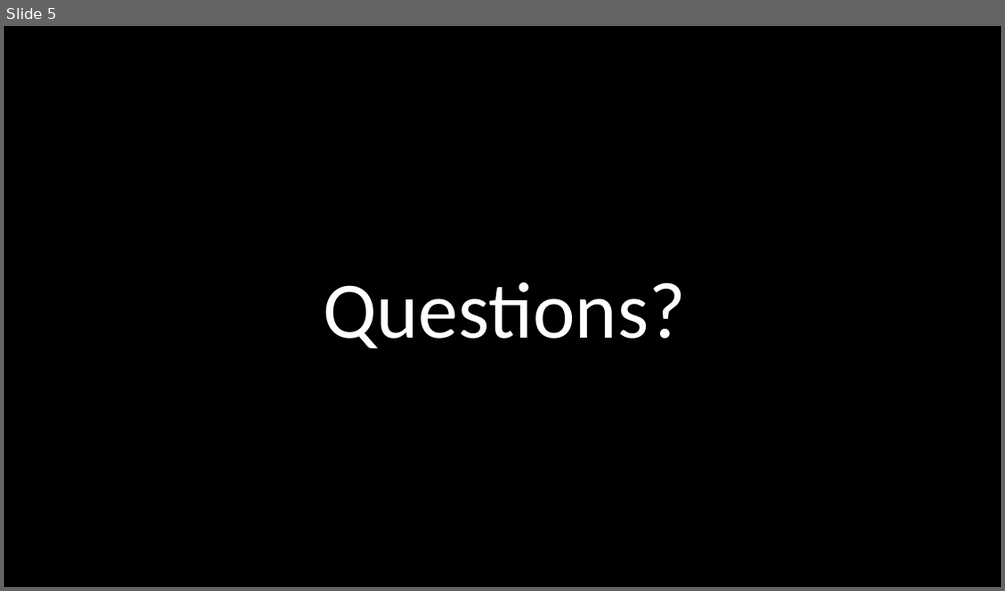
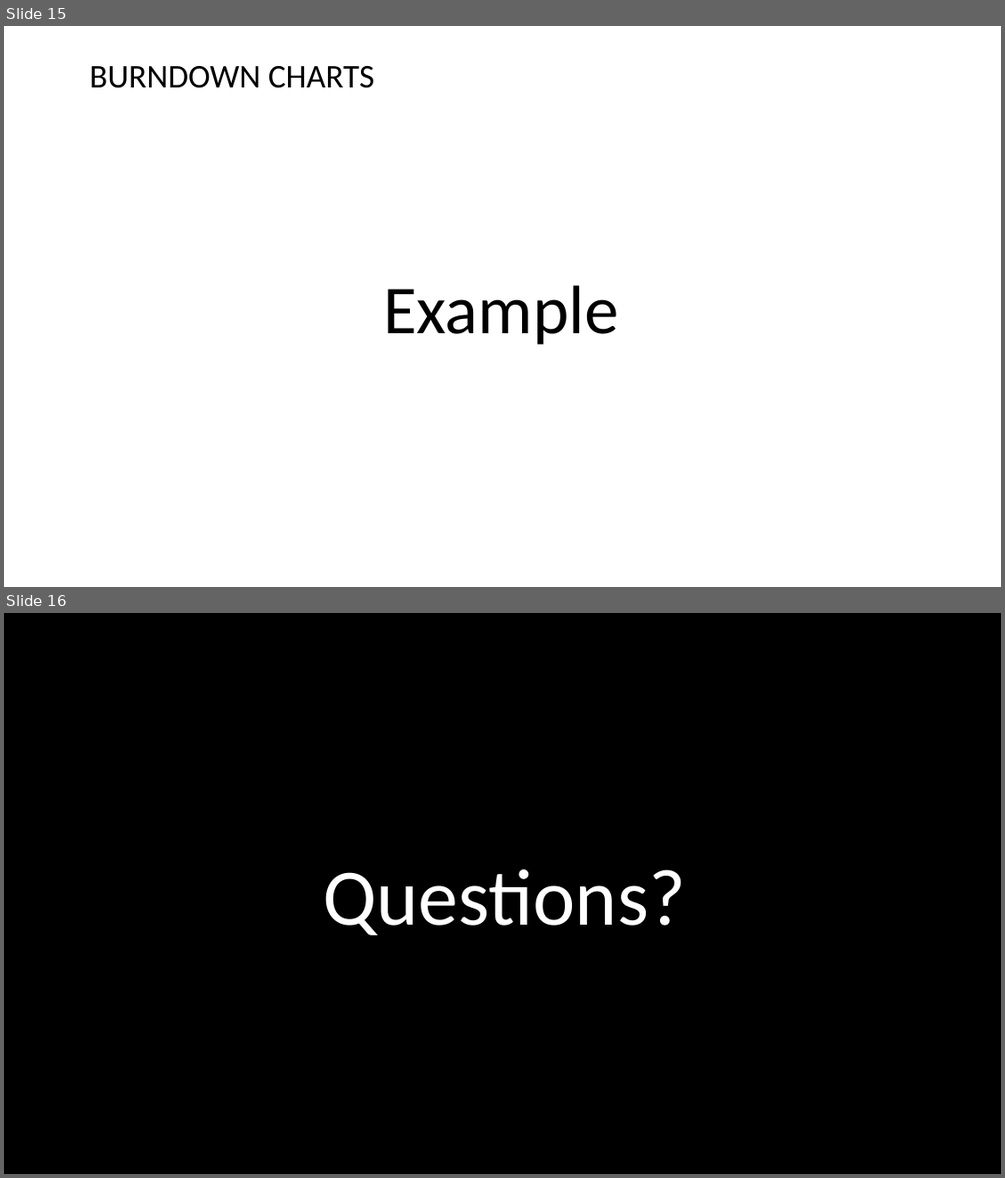
Before and after one commit to Falmouth-Games-Academy/ba-course-materials, a slide deck: GAM240/03/19-20-GAM240-Lecture-Planning.pptx. Shown one above the other, each under a label of ours: slide 5 before the commit, slides 15 and 16 after it. The pictures are 1005x591 and 1005x1178 pixels, drawn with LibreOffice and Linux fonts; fonts in the diff are those of the drawing; background and template pictures are left out. Boxes give left, top, right and bottom in pixels: in the first picture for what was removed or moved away, otherwise in the second. Text is boxed around its words. In the diff, an @@ line names an element or a change of style, - is before the commit and + after.

Commit message:
Lecture in progress, added burndown chart example

```diff
--- a/GAM240/03/19-20-GAM240-Lecture-Planning.pptx
+++ b/GAM240/03/19-20-GAM240-Lecture-Planning.pptx
@@ slide 15 added at (x1=4, y1=26, x2=1001, y2=587), background #FFFFFF @@
@@ text added at (x1=89, y1=66, x2=374, y2=88), 32 pt, text #000000 @@
+BURNDOWN CHARTS
@@ text added at (x1=383, y1=285, x2=618, y2=345), 66 pt, text #000000 @@
+Example
@@ what was slide 5 is now slide 16 @@
```
Also in this commit, not shown: 1 slide changed, 12 other slides added, 2 slides removed, 1 other file.
